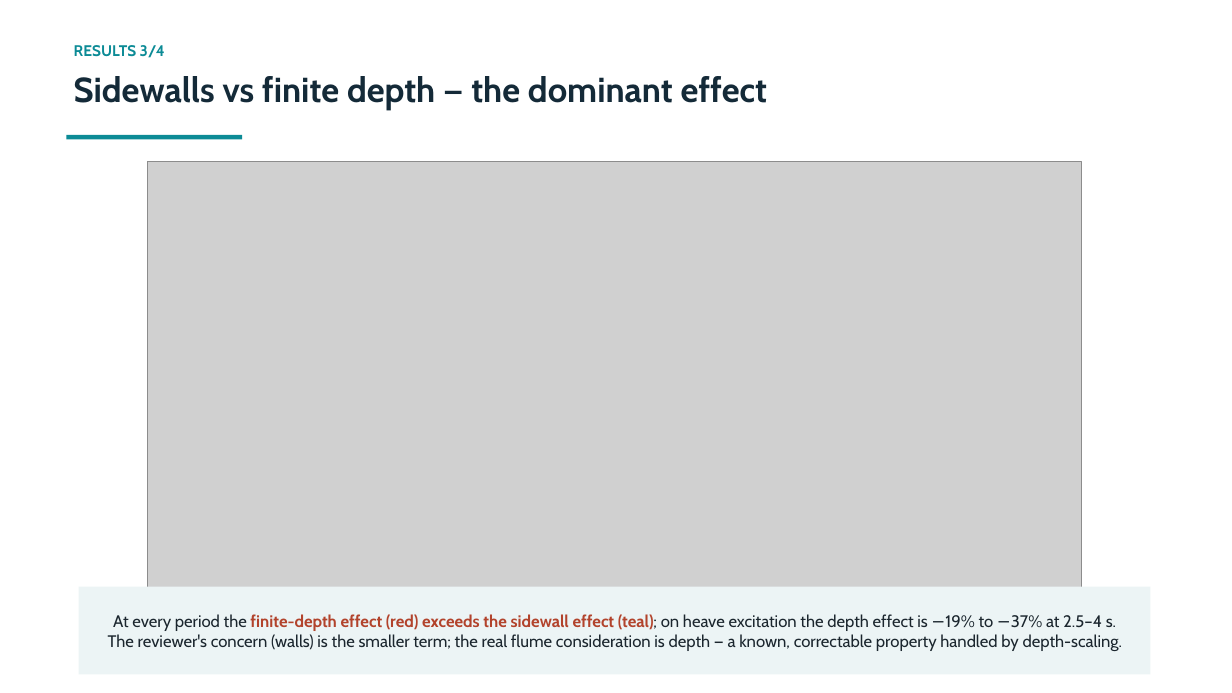
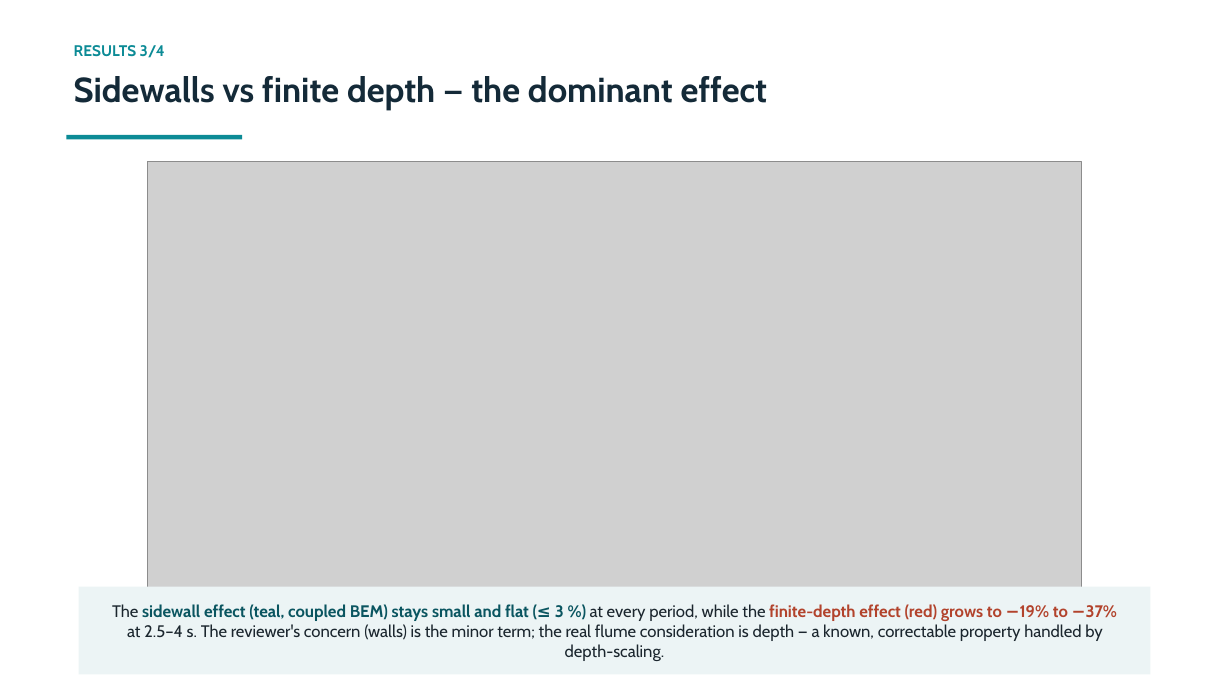
Before and after one commit to xabi80/HSP, a slide deck: slide 8 of studies/platform-12buoy/flume-wall-effect/Flume_wall_effect_technical.pptx. Drawn at 1232x693 pixels with LibreOffice and Linux fonts; fonts in the diff are those of the drawing; grey boxes stand for pictures. Boxes give left, top, right and bottom in pixels: in the first picture for what was removed or moved away, otherwise in the second. Text is boxed around its words. In the diff, an @@ line names an element or a change of style, - is before the commit and + after.

```diff
--- a/studies/platform-12buoy/flume-wall-effect/Flume_wall_effect_technical.pptx
+++ b/studies/platform-12buoy/flume-wall-effect/Flume_wall_effect_technical.pptx
@@ text at <box>112,604,1118,661</box>: text changed @@
-At every period the finite-depth effect (red) exceeds the sidewall effect (teal); on heave excitation the depth effect is −19% to −37% at 2.5–4 s. The reviewer's concern (walls) is the smaller term; the real flume consideration is depth — a known, correctable property handled by depth-scaling.
+The sidewall effect (teal, coupled BEM) stays small and flat (≤ 3 %) at every period, while the finite-depth effect (red) grows to −19% to −37% at 2.5–4 s. The reviewer's concern (walls) is the minor term; the real flume consideration is depth — a known, correctable property handled by depth-scaling.
```
Also in this commit, not shown: 7 other slides changed, 1 slide added, 1 slide removed, 13 other files.
